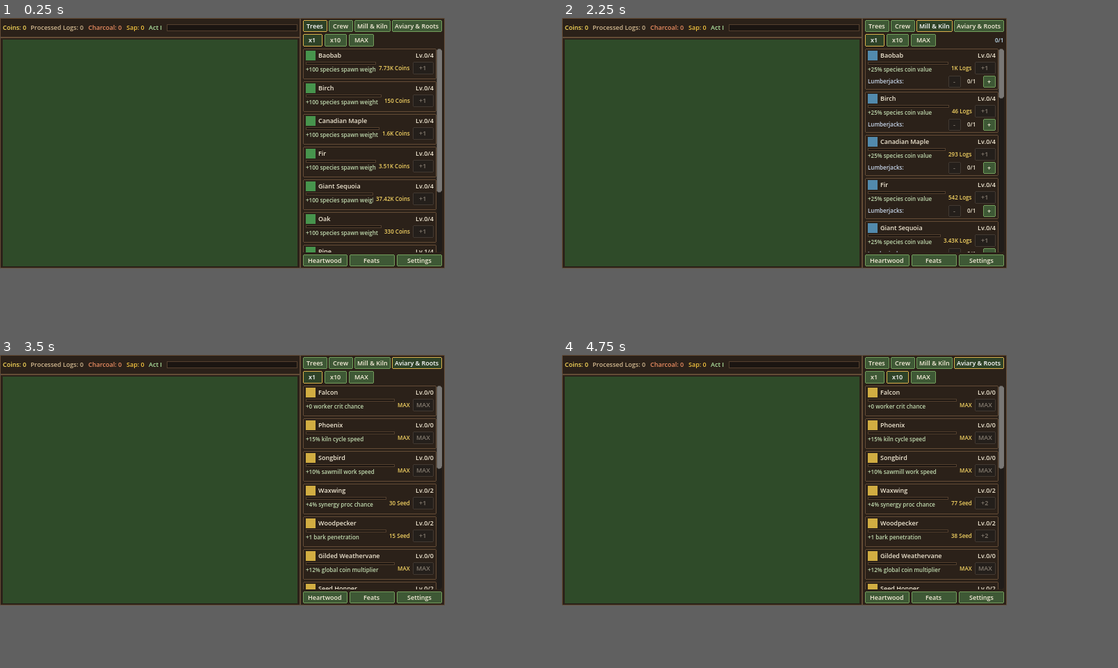
Above: before the commit, frames 1-4 (two rows, left to right).
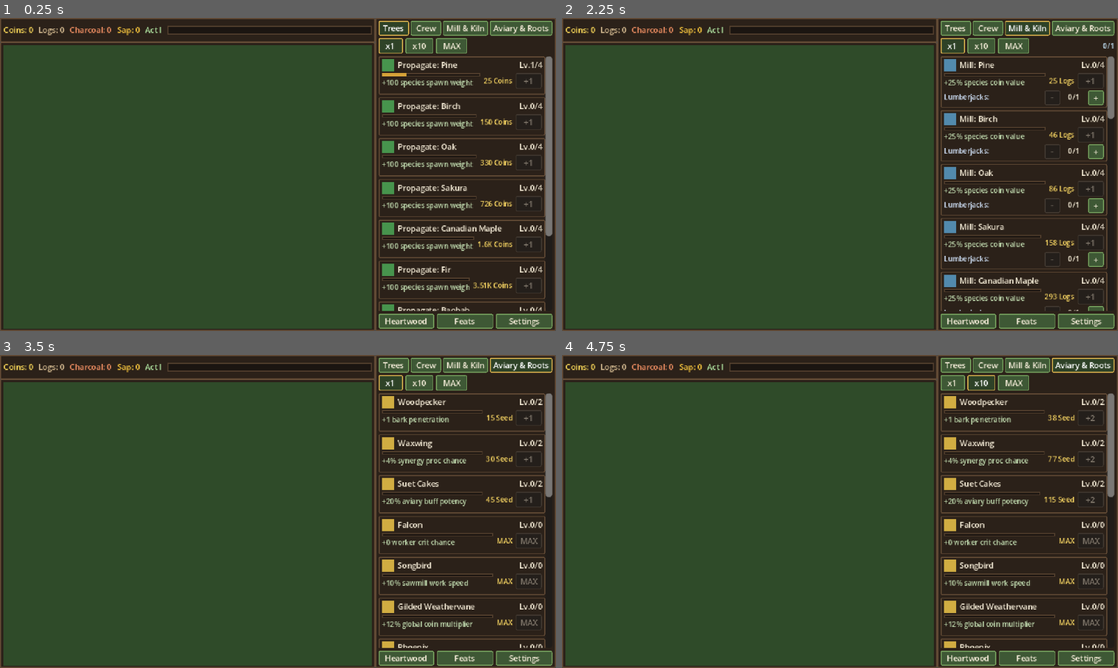
Above: after the commit, the same moments.

Repository: JS-Marinn/treecremental-game
Game: Godot game, scene res://src/boot/boot.tscn
Same seed, same stepped clock (60 frames per second), same inputs: the game is played once before the commit and once after it.
Inputs:
- Up to frame 1 (0.25 s): no input
- Up to frame 2 (2.25 s): click "Trees" at 0.5 s; click "Crew" at 1.25 s; click "Mill & Kiln" at 2 s
- Up to frame 3 (3.5 s): click "Aviary & Roots" at 2.75 s
- Up to frame 4 (4.75 s): click "x1" at 3.5 s; click "x10" at 4.25 s
In our replay, the window is 640x360 before the commit and 800x450 after it. These sizes can differ from the game's own. Grey fills any space a smaller window leaves; there, only what the larger window draws over its background counts as a difference.

The runs differ from the first frame. In frame 1, 39% of the frame differs, in the area x 0-100%, y 0-100%; in frame 2, 37%; in frame 3, 37%; in frame 4, 37%.

Commit message:
fix(ui): configure 1280x720 aspect-keep viewport scaling, sort upgrades by progression tier, and disambiguate Hire vs Gear titles
- Set window_width_override=1280, window_height_override=720, and stretch/aspect=keep in project.godot so the 640x360 viewport scales cleanly to fill the window without integer-downscaling to 1x in embedded/titled windows.

- Sort upgrades in Balance (src/core/balance.gd) by species tier (Pine -> Giant Sequoia), worker group (Hire before Gear), and base cost instead of alphabetical ID order.

- Prefix fallback titles in UpgradeRowView with Propagate:, Hire:, Gear:, and Mill: so worker hire and gear cards are visually distinct.

- Use compact KEY_RESOURCE_LOGS_SHORT in TopResourceBar so Act badge and Breakthrough progress bar fit cleanly within 432 px.

Diff:
--- a/i18n/game_text.csv
+++ b/i18n/game_text.csv
@@ -41,6 +41,7 @@
 KEY_SYNERGY_SEISMIC_TIMBERFALL_NAME,"Seismic Timberfall","Caida Sismica Colosal","Caida Sismica Colosal"
 KEY_RESOURCE_COINS,"Coins","Monedas","Monedas"
 KEY_RESOURCE_PROCESSED_LOGS,"Processed Logs","Troncos Procesados","Troncos Procesados"
+KEY_RESOURCE_LOGS_SHORT,"Logs","Troncos","Troncos"
 KEY_RESOURCE_CHARCOAL,"Charcoal","Carbon vegetal","Carbon vegetal"
 KEY_RESOURCE_ASH,"Ash","Ceniza","Ceniza"
 KEY_RESOURCE_SAP,"Sap","Savia","Savia"
--- a/project.godot
+++ b/project.godot
@@ -29,8 +29,10 @@
 
 window/size/viewport_width=640
 window/size/viewport_height=360
+window/size/window_width_override=1280
+window/size/window_height_override=720
 window/stretch/mode="canvas_items"
-window/stretch/scale_mode="integer"
+window/stretch/aspect="keep"
 
 [rendering]
 
--- a/src/core/balance.gd
+++ b/src/core/balance.gd
@@ -128,5 +128,31 @@
 			continue
 		_upgrades[res.id] = res
 	_upgrade_order.assign(_upgrades.keys())
-	_upgrade_order.sort_custom(func(a: StringName, b: StringName) -> bool:
-		return String(a) < String(b))
+	_upgrade_order.sort_custom(_compare_upgrades)
+
+
+func _compare_upgrades(a: StringName, b: StringName) -> bool:
+	var ua: UpgradeDefinitionData = _upgrades[a]
+	var ub: UpgradeDefinitionData = _upgrades[b]
+	var sa: float = _upgrade_sort_score(ua)
+	var sb: float = _upgrade_sort_score(ub)
+	if not is_equal_approx(sa, sb):
+		return sa < sb
+	return String(a) < String(b)
+
+
+func _upgrade_sort_score(u: UpgradeDefinitionData) -> float:
+	if u == null:
+		return 0.0
+	var id_str: String = String(u.id)
+	# Species-targeted upgrades sort by species tier (0..8)
+	if u.target_entity_id != &"" and _species.has(u.target_entity_id):
+		var sp: SpeciesData = _species[u.target_entity_id]
+		return float(sp.tier)
+	# Worker-targeted upgrades sort Hire (0..2) before Gear (10..12)
+	if u.target_entity_id != &"" and _workers.has(u.target_entity_id):
+		var wk: WorkerArchetypeData = _workers[u.target_entity_id]
+		var group_offset: float = 0.0 if id_str.begins_with("hire_") else 10.0
+		return group_offset + float(wk.tier_index)
+	# All other upgrades sort by initial cost ( Lv.0 evaluation )
+	return 100.0 + (u.cost_curve.evaluate(0.0) if u.cost_curve != null else 0.0)
--- a/src/ui/components/upgrade_row_view.gd
+++ b/src/ui/components/upgrade_row_view.gd
@@ -201,7 +201,15 @@
 
 func _humanize_id(raw_id: StringName) -> String:
 	var s: String = String(raw_id)
-	for prefix in ["prop_", "hire_", "gear_", "camp_", "mill_", "kiln_", "aviary_bird_", "aviary_", "myc_", "sap_"]:
+	if s.begins_with("prop_"):
+		return "Propagate: " + s.trim_prefix("prop_").replace("_", " ").capitalize()
+	if s.begins_with("hire_"):
+		return "Hire: " + s.trim_prefix("hire_").replace("_", " ").capitalize()
+	if s.begins_with("gear_"):
+		return "Gear: " + s.trim_prefix("gear_").replace("_", " ").capitalize()
+	if s.begins_with("mill_") and upgrade_data != null and upgrade_data.category == &"sawmill_per_species_value_and_slots":
+		return "Mill: " + s.trim_prefix("mill_").replace("_", " ").capitalize()
+	for prefix in ["camp_", "mill_", "kiln_", "aviary_bird_", "aviary_", "myc_", "sap_"]:
 		if s.begins_with(prefix):
 			s = s.trim_prefix(prefix)
 			break
--- a/src/ui/main_screen.gd
+++ b/src/ui/main_screen.gd
@@ -173,7 +173,7 @@
 	if _coins_label != null:
 		_coins_label.text = "%s: %s" % [tr("KEY_RESOURCE_COINS"), NumberFormatter.format(wallet.get_balance(&"coins"))]
 	if _processed_logs_label != null:
-		_processed_logs_label.text = "%s: %s" % [tr("KEY_RESOURCE_PROCESSED_LOGS"), NumberFormatter.format(wallet.get_balance(&"processed_logs"))]
+		_processed_logs_label.text = "%s: %s" % [tr("KEY_RESOURCE_LOGS_SHORT"), NumberFormatter.format(wallet.get_balance(&"processed_logs"))]
 	if _charcoal_label != null:
 		_charcoal_label.text = "%s: %s" % [tr("KEY_RESOURCE_CHARCOAL"), NumberFormatter.format(wallet.get_balance(&"charcoal"))]
 	if _sap_label != null:
